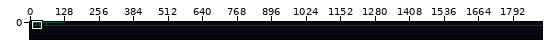
Edited in one commit: sprite sheet (res/level_test2.png). Above, an overview of the earlier version with the close-up marked.
Close-up. First the earlier version:
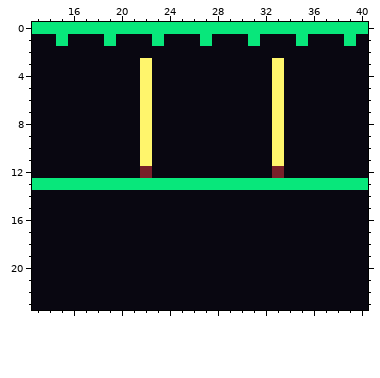
The file is 1900x64 pixels. Shown: x 13..40, y 0..23.
Now the later version:
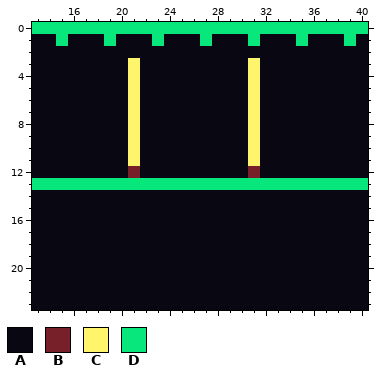
Palette (. is transparent): A #090711  B #782029  C #fff56c  D #08e77b
The exact change:
@@ x 19..35 @@
  2 AAAAAAAAAAAAAAAAA
- 3 AAACAAAAAAAAAACAA
- 4 AAACAAAAAAAAAACAA
- 5 AAACAAAAAAAAAACAA
- 6 AAACAAAAAAAAAACAA
- 7 AAACAAAAAAAAAACAA
- 8 AAACAAAAAAAAAACAA
- 9 AAACAAAAAAAAAACAA
-10 AAACAAAAAAAAAACAA
-11 AAACAAAAAAAAAACAA
-12 AAABAAAAAAAAAABAA
+ 3 AACAAAAAAAAACAAAA
+ 4 AACAAAAAAAAACAAAA
+ 5 AACAAAAAAAAACAAAA
+ 6 AACAAAAAAAAACAAAA
+ 7 AACAAAAAAAAACAAAA
+ 8 AACAAAAAAAAACAAAA
+ 9 AACAAAAAAAAACAAAA
+10 AACAAAAAAAAACAAAA
+11 AACAAAAAAAAACAAAA
+12 AABAAAAAAAAABAAAA
 13 DDDDDDDDDDDDDDDDD
Pixel boxes of the changes (left, top, right, bottom) in both close-ups:
changed: (128, 58, 152, 178)
changed: (248, 58, 284, 178)
